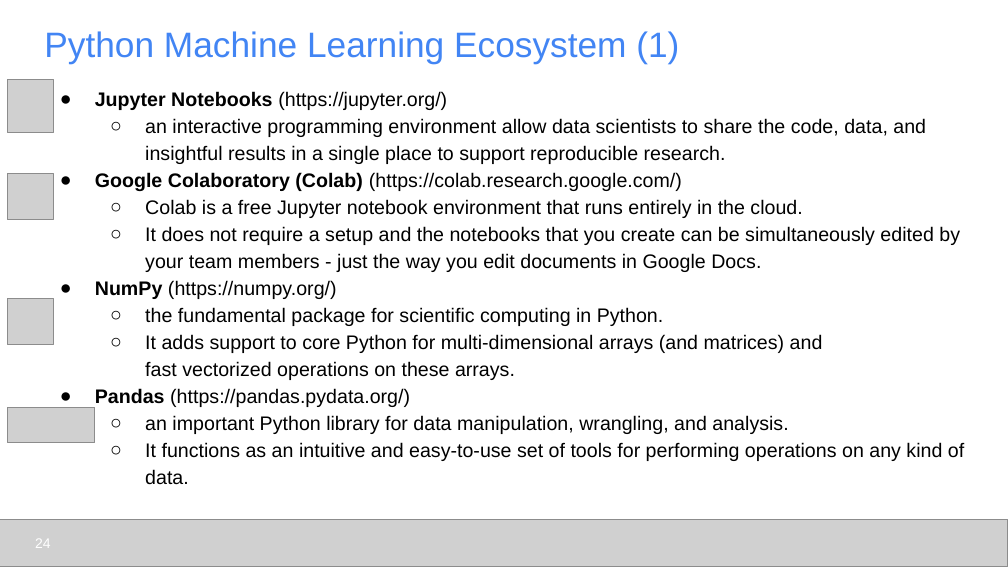
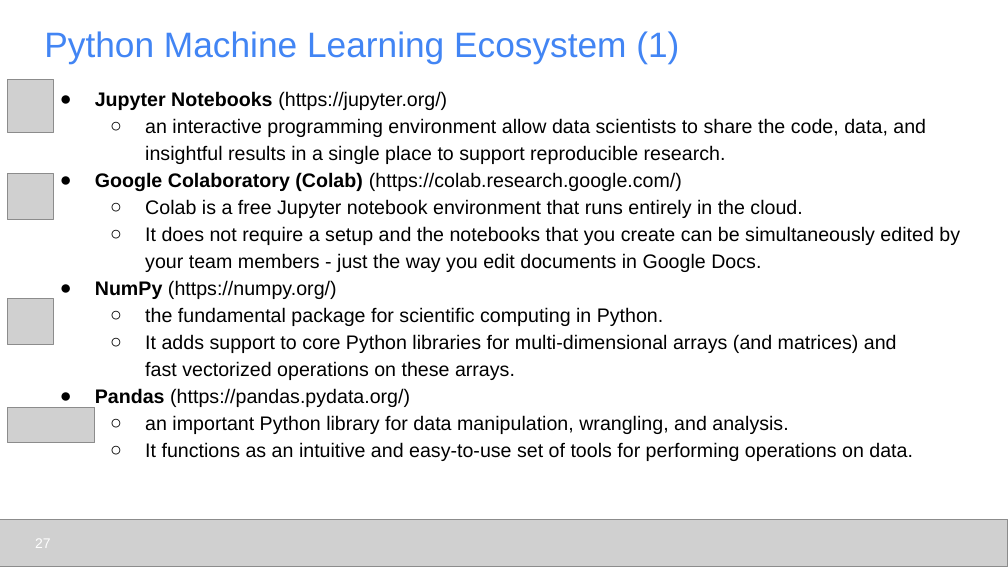
Before and after one commit to udel-cbcb/al_ml_workshop, a slide deck: slide 27 of Day_1/Lectures/Day_1_Lecture_1_Introduction_to_Artificial_Intelligence_and_Machine_Learning.pptx (slide 24 before the commit). Drawn at 1008x567 pixels with LibreOffice and Linux fonts; fonts in the diff are those of the drawing; grey boxes stand for pictures. Boxes give left, top, right and bottom in pixels: in the first picture for what was removed or moved away, otherwise in the second. Text is boxed around its words. In the diff, an @@ line names an element or a change of style, - is before the commit and + after.

```diff
--- a/Day_1/Lectures/Day_1_Lecture_1_Introduction_to_Artificial_Intelligence_and_Machine_Learning.pptx
+++ b/Day_1/Lectures/Day_1_Lecture_1_Introduction_to_Artificial_Intelligence_and_Machine_Learning.pptx
@@ text at [145,334,897,353]: text changed @@
-  ○ It adds support to core Python for multi-dimensional arrays (and matrices) and
+  ○ It adds support to core Python libraries for multi-dimensional arrays (and matrices) and
@@ text at [145,442,913,461]: text changed @@
-  ○ It functions as an intuitive and easy-to-use set of tools for performing operations on any kind of data.
+  ○ It functions as an intuitive and easy-to-use set of tools for performing operations on data.
@@ page number at [35,539,51,548]: text changed @@
-24
+27
```
Also in this commit, not shown: 9 other slides changed, 3 slides added, 7 other files.
